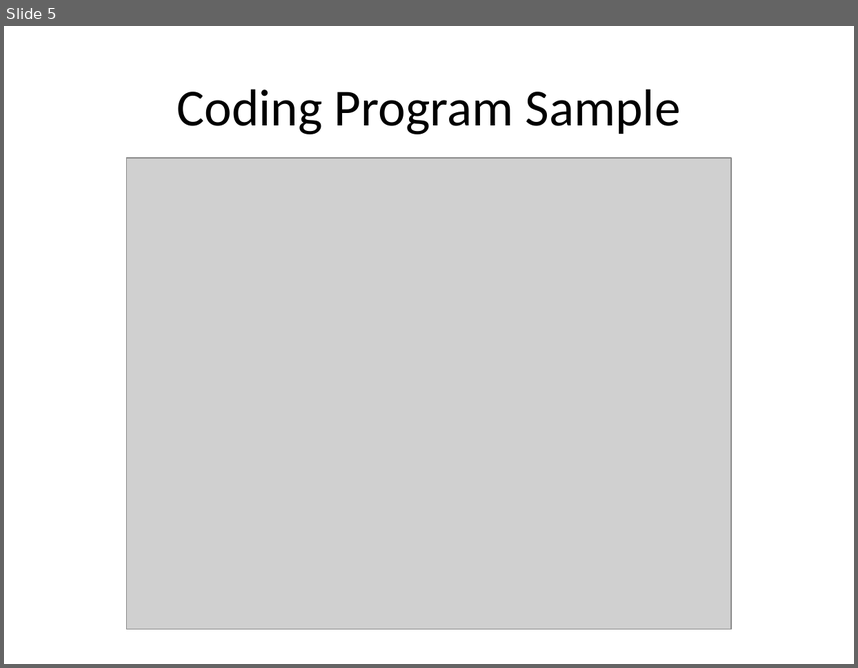
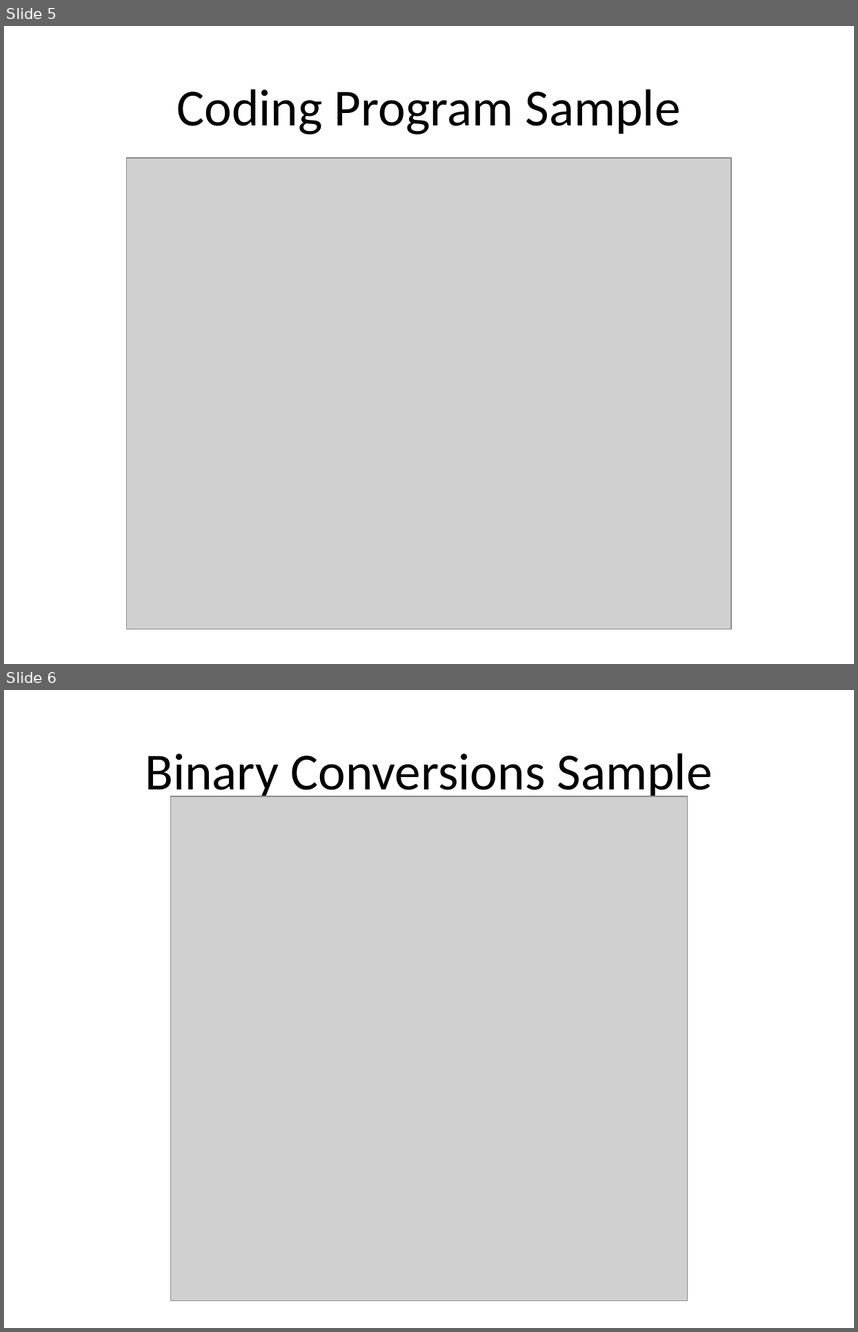
Before and after one commit to Greg5519/Old2O, a slide deck: Daily Agendas/Day12.5_AsciiEncoding.pptx. Shown one above the other, each under a label of ours: slide 5 before the commit, slides 5 and 6 after it. The pictures are 858x668 and 858x1332 pixels, drawn with LibreOffice and Linux fonts; fonts in the diff are those of the drawing; grey boxes stand for pictures. Boxes give left, top, right and bottom in pixels: in the first picture for what was removed or moved away, otherwise in the second. Text is boxed around its words. In the diff, an @@ line names an element or a change of style, - is before the commit and + after.

Commit message:
EOD 209

```diff
--- a/Daily Agendas/Day12.5_AsciiEncoding.pptx
+++ b/Daily Agendas/Day12.5_AsciiEncoding.pptx
@@ slide 6 added at [4, 690, 854, 1328], background #FFFFFF @@
@@ title added at [145, 753, 713, 801], 44 pt, text #000000 @@
+Binary Conversions Sample
@@ picture added at [170, 796, 688, 1301] @@
```
Also in this commit, not shown: 1 other slide added.
